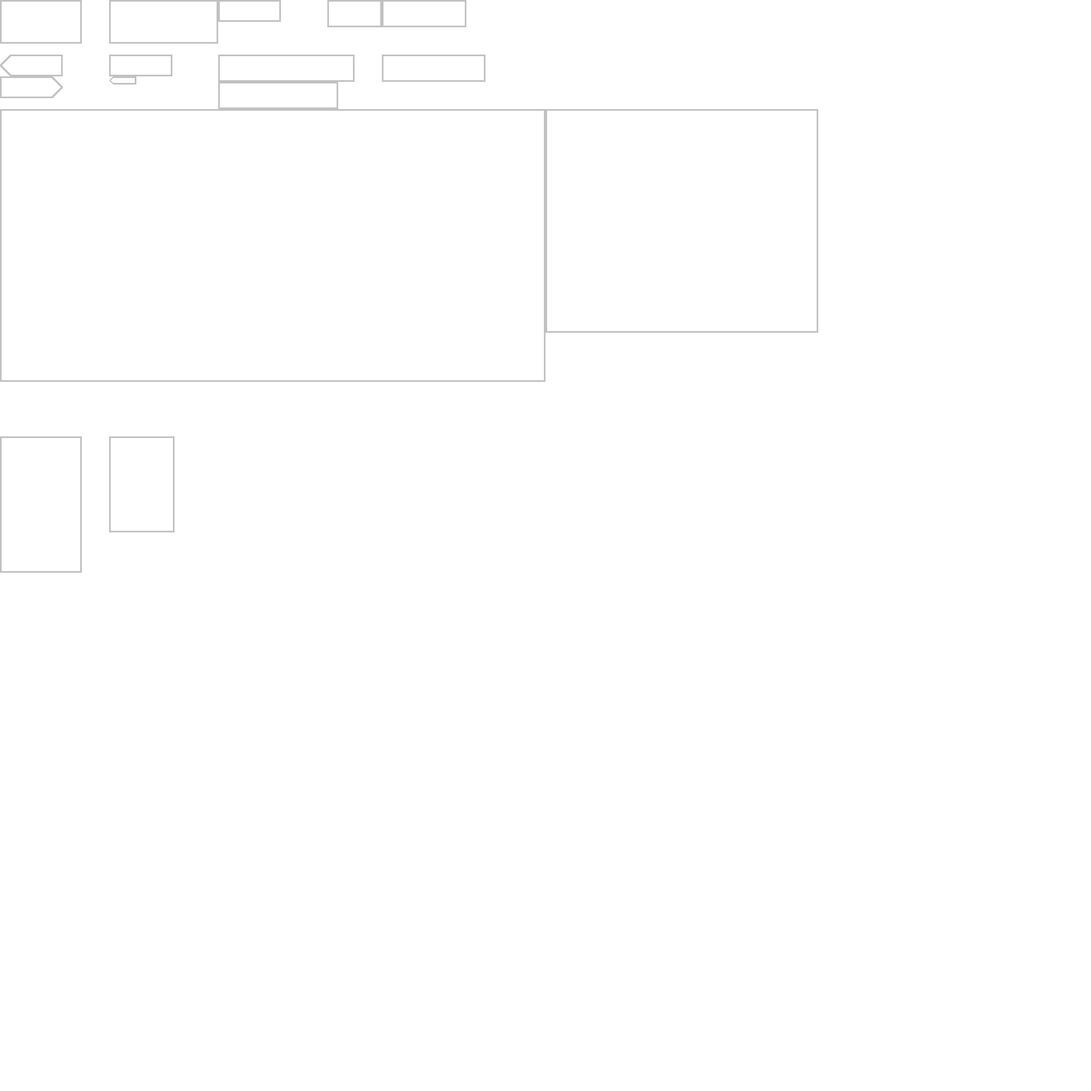
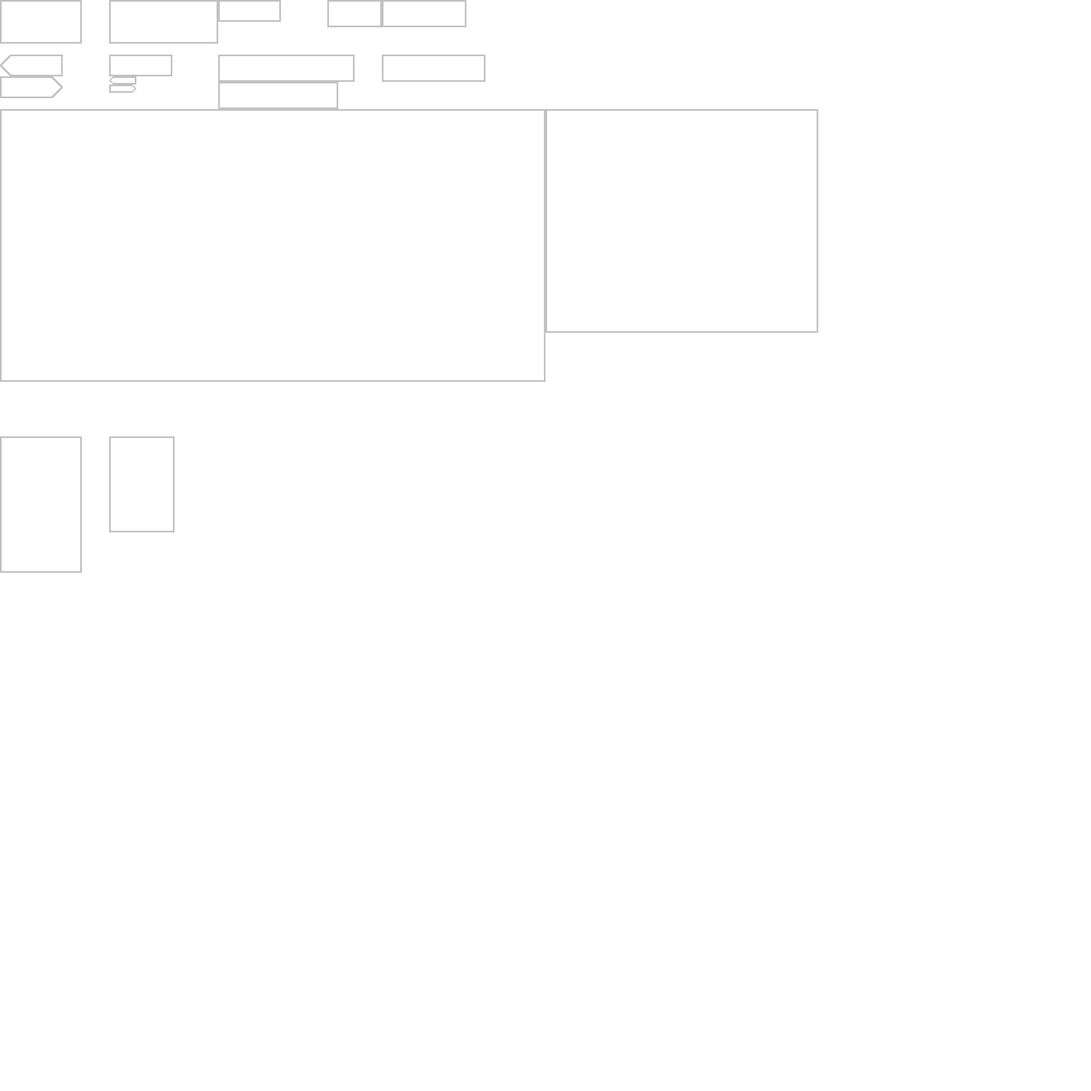
Layer changes from the first 1091 x 1091 image to the second:
painted on "Background" over [109, 84, 137, 93]
